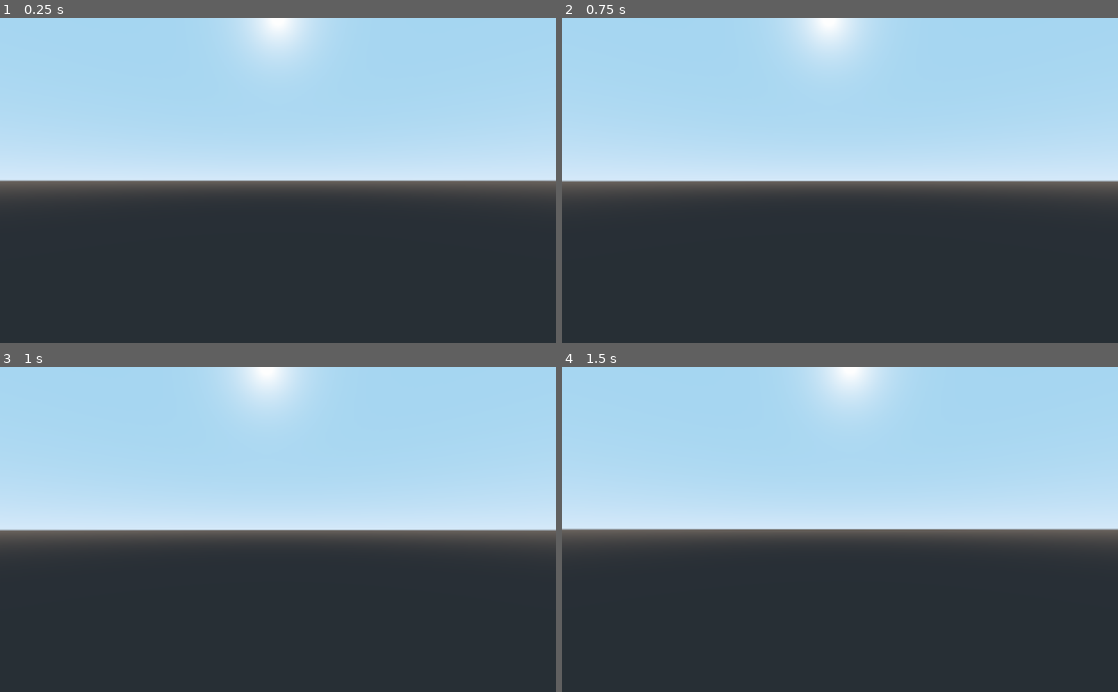
Above: before the commit, frames 1-4 (two rows, left to right).
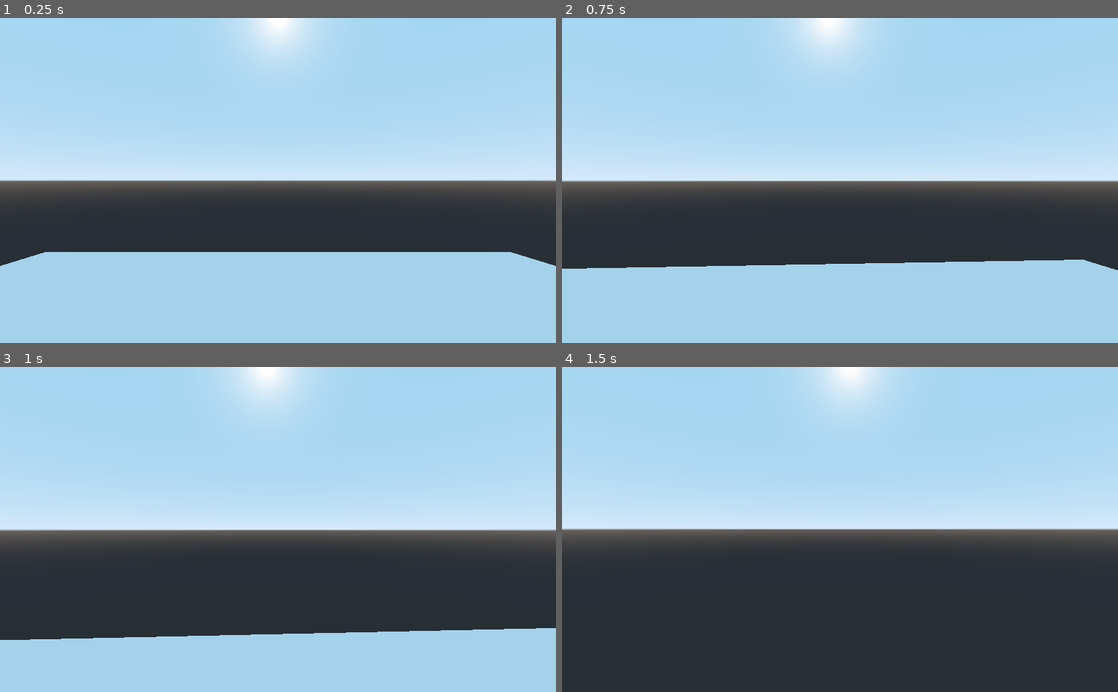
Above: after the commit, the same moments.

Repository: Mike149x/Game2021
Game: Godot game, scene res://MainScene.tscn
The game is run twice, just before and just after one commit, with the same random seed, the same clock (stepped at 60 frames per second) and the same inputs. The project has no main scene, so this scene is started directly.
Inputs (mouse positions are in pixels of both pictures, inside the frame that each line leads up to):
- Up to frame 1 (0.25 s): no input
- Up to frame 2 (0.75 s): tap Enter at 0.5 s; move the mouse to (867, 180) at 0.52 s; hold W (move_forward) from 0.53 s (still down)
- Up to frame 3 (1 s): keep holding W (move_forward)
- Up to frame 4 (1.5 s): keep holding W (move_forward); move the mouse to (812, 529) at 1.27 s

The runs differ from the first frame. In frame 1, 28% of the frame differs, in the area x 0-100%, y 72-100%; in frame 2, 24%; in frame 3, 18%; in frame 4, nothing differs.

Commit message:
test
testing

Diff:
--- a/SuperStockTrader/FirstPerson.gd
+++ b/SuperStockTrader/FirstPerson.gd
@@ -27,10 +27,26 @@
 
 func _process(delta):
 	#this function updates every frame
+
+	direction = Vector3()
+	#This resets speed to zero when nothing pressed
+
 	if Input.is_action_just_pressed("ui_cancel"):
 		Input.set_mouse_mode(Input.MOUSE_MODE_VISIBLE)
 
+		#when clicking ESC, mouse appears so user can exit
+
 	if Input.is_action_pressed("move_forward"):
 		direction -= transform.basis.z
-	elif Input.is_action_just_pressed("move_backward"):
+
+	elif Input.is_action_pressed("move_backward"):
 		direction += transform.basis.z
+
+	elif Input.is_action_pressed("move_left"):
+		direction -= transform.basis.x
+
+	elif Input.is_action_pressed("move_right"):
+		direction += transform.basis.x
+
+	direction = direction.normalized()
+	move_and_slide(direction * speed, Vector3.UP)
--- a/SuperStockTrader/MainScene.tscn
+++ b/SuperStockTrader/MainScene.tscn
@@ -1,7 +1,15 @@
-[gd_scene load_steps=2 format=2]
+[gd_scene load_steps=3 format=2]
 
 [ext_resource path="res://FirstPerson.tscn" type="PackedScene" id=1]
+
+[sub_resource type="CubeMesh" id=1]
 
 [node name="MainScene" type="Spatial"]
 
 [node name="FirstPerson" parent="." instance=ExtResource( 1 )]
+transform = Transform( 1, 0, 0, 0, 1, 0, 0, 0, 1, 0, 2, 0 )
+
+[node name="MeshInstance" type="MeshInstance" parent="."]
+transform = Transform( 10, 0, 0, 0, 1, 0, 0, 0, 10, 0, -1, 0 )
+mesh = SubResource( 1 )
+material/0 = null
